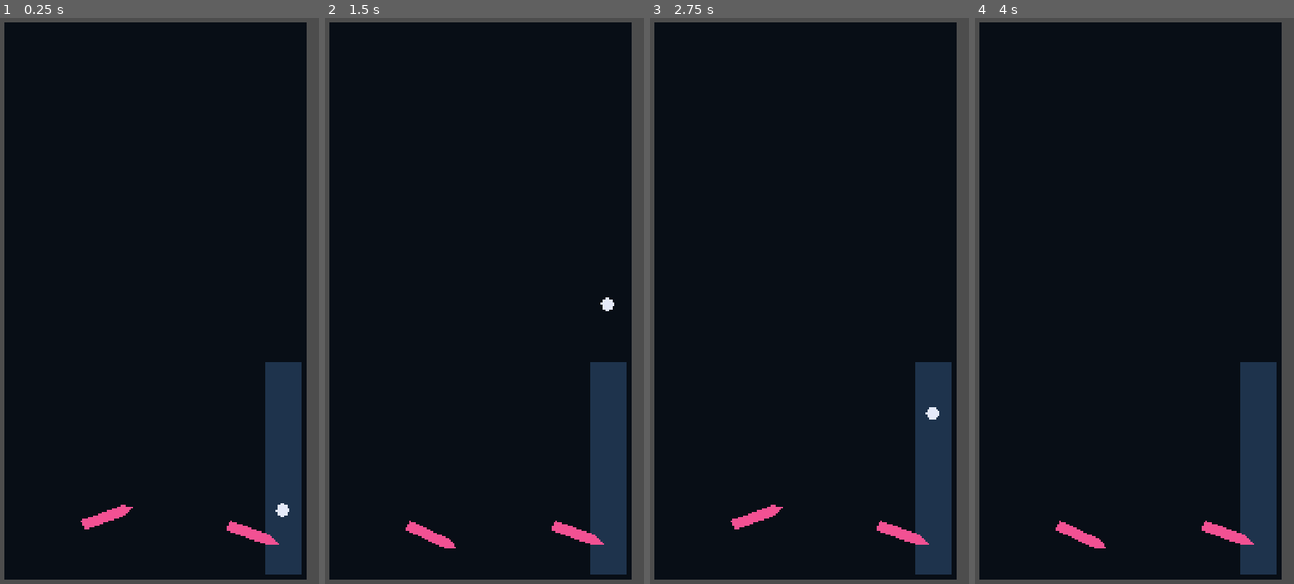
Above: before the commit, frames 1-4 (left to right).
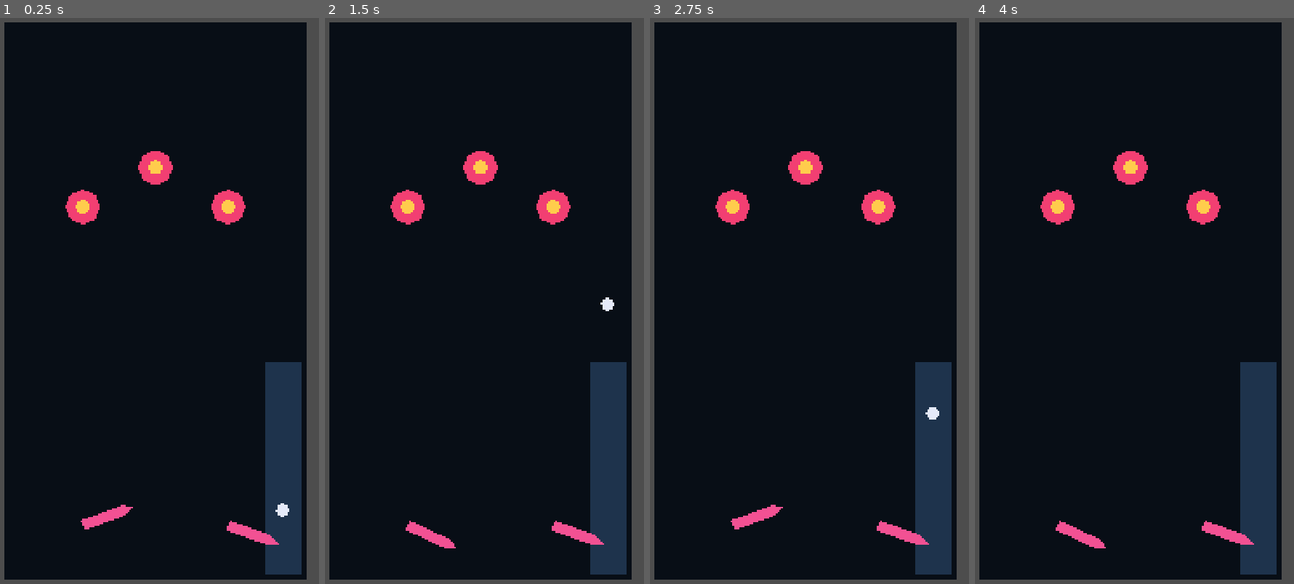
Above: after the commit, the same moments.

Repository: Nairolf138/NairolFlipper
Game: Godot game, scene res://scenes/app/Main.tscn
The game is run twice, just before and just after one commit, with the same random seed, the same clock (stepped at 60 frames per second) and the same inputs.
Inputs:
- Up to frame 1 (0.25 s): no input
- Up to frame 2 (1.5 s): tap Enter at 0.5 s; tap Space (launch_ball) at 0.6, 1.35 s; hold A (flipper_left) from 1.28 s (still down)
- Up to frame 3 (2.75 s): tap Space (launch_ball) at 2, 2.1 s; release A (flipper_left) at 2.03 s
- Up to frame 4 (4 s): tap Space (launch_ball) at 2.85, 3.6 s; hold A (flipper_left) from 3.53 s (still down)

The runs differ from the first frame. In frame 1, 1.5% of the frame differs, in the area x 20-77%, y 23-37%; in frame 2, 1.5%; in frame 3, 1.5%; in frame 4, 1.5%.

Commit message:
feat: add rhythmic bumpers

Diff:
--- a/scenes/app/Main.tscn
+++ b/scenes/app/Main.tscn
@@ -1,7 +1,8 @@
-[gd_scene load_steps=8 format=3]
+[gd_scene load_steps=10 format=3]
 
 [ext_resource type="PackedScene" path="res://scenes/gameplay/Ball.tscn" id="1_ball"]
 [ext_resource type="PackedScene" path="res://scenes/gameplay/Flipper.tscn" id="2_flipper"]
+[ext_resource type="PackedScene" path="res://scenes/gameplay/Bumper.tscn" id="3_bumper"]
 
 [sub_resource type="RectangleShape2D" id="LeftWallShape"]
 size = Vector2(40, 1600)
@@ -72,3 +73,18 @@
 action_name = &"flipper_right"
 rest_angle_degrees = 20.0
 active_angle_degrees = -25.0
+
+[node name="KickBumper" parent="." instance=ExtResource("3_bumper")]
+position = Vector2(300, 650)
+bumper_impulse = 700.0
+score_value = 100
+
+[node name="SnareBumper" parent="." instance=ExtResource("3_bumper")]
+position = Vector2(540, 520)
+bumper_impulse = 760.0
+score_value = 150
+
+[node name="TomBumper" parent="." instance=ExtResource("3_bumper")]
+position = Vector2(780, 650)
+bumper_impulse = 700.0
+score_value = 100
--- /dev/null
+++ b/scenes/gameplay/Bumper.tscn
@@ -0,0 +1,22 @@
+[gd_scene load_steps=3 format=3]
+
+[ext_resource type="Script" path="res://scripts/gameplay/bumper.gd" id="1_bumper"]
+
+[sub_resource type="CircleShape2D" id="BumperShape"]
+radius = 58.0
+
+[node name="Bumper" type="Area2D"]
+script = ExtResource("1_bumper")
+monitoring = true
+monitorable = true
+
+[node name="CollisionShape2D" type="CollisionShape2D" parent="."]
+shape = SubResource("BumperShape")
+
+[node name="Visual" type="Polygon2D" parent="."]
+polygon = PackedVector2Array(0, -58, 41, -41, 58, 0, 41, 41, 0, 58, -41, 41, -58, 0, -41, -41)
+color = Color(0.95, 0.25, 0.45, 1)
+
+[node name="Core" type="Polygon2D" parent="."]
+polygon = PackedVector2Array(0, -24, 17, -17, 24, 0, 17, 17, 0, 24, -17, 17, -24, 0, -17, -17)
+color = Color(1, 0.8, 0.3, 1)
--- /dev/null
+++ b/scripts/gameplay/bumper.gd
@@ -0,0 +1,36 @@
+extends Area2D
+
+signal bumper_hit(points: int, bumper_name: StringName)
+
+@export var bumper_impulse: float = 620.0
+@export var score_value: int = 100
+@export var flash_color: Color = Color(1.0, 0.75, 0.2, 1.0)
+
+@onready var visual: Polygon2D = $Visual
+
+var _flash_tween: Tween
+
+
+func _ready() -> void:
+	body_entered.connect(_on_body_entered)
+
+
+func _on_body_entered(body: Node2D) -> void:
+	if not body is RigidBody2D:
+		return
+
+	var ball := body as RigidBody2D
+	var direction := (ball.global_position - global_position).normalized()
+	if direction == Vector2.ZERO:
+		direction = Vector2.UP
+	ball.apply_central_impulse(direction * bumper_impulse)
+	bumper_hit.emit(score_value, name)
+	flash()
+
+
+func flash() -> void:
+	if is_instance_valid(_flash_tween):
+		_flash_tween.kill()
+	visual.modulate = flash_color
+	_flash_tween = create_tween()
+	_flash_tween.tween_property(visual, "modulate", Color.WHITE, 0.12)
Not shown, changed: AUTONOMY_STATE.md
Not shown, changed: docs/BACKLOG.md
Not shown, changed: tests/test_bootstrap.py
